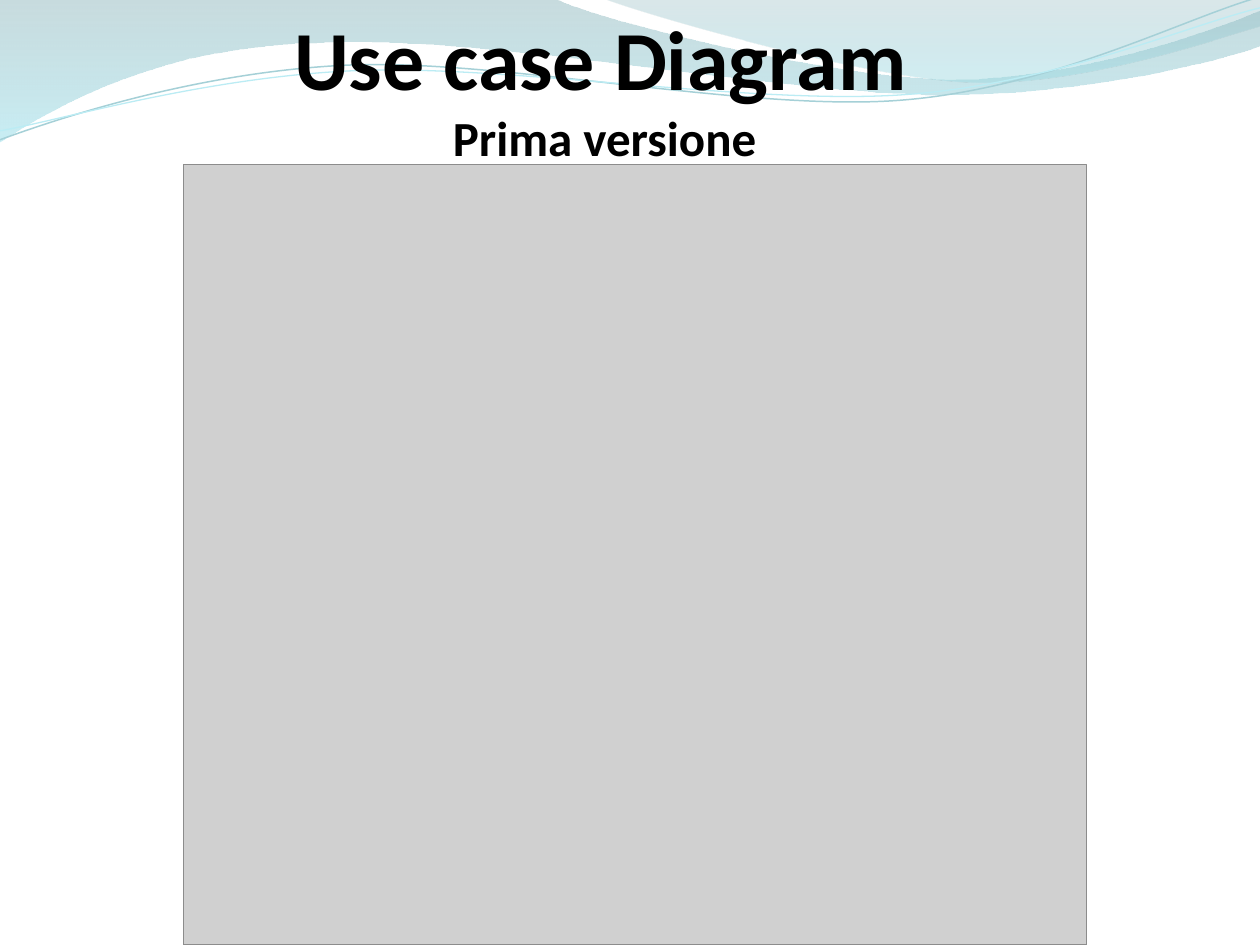
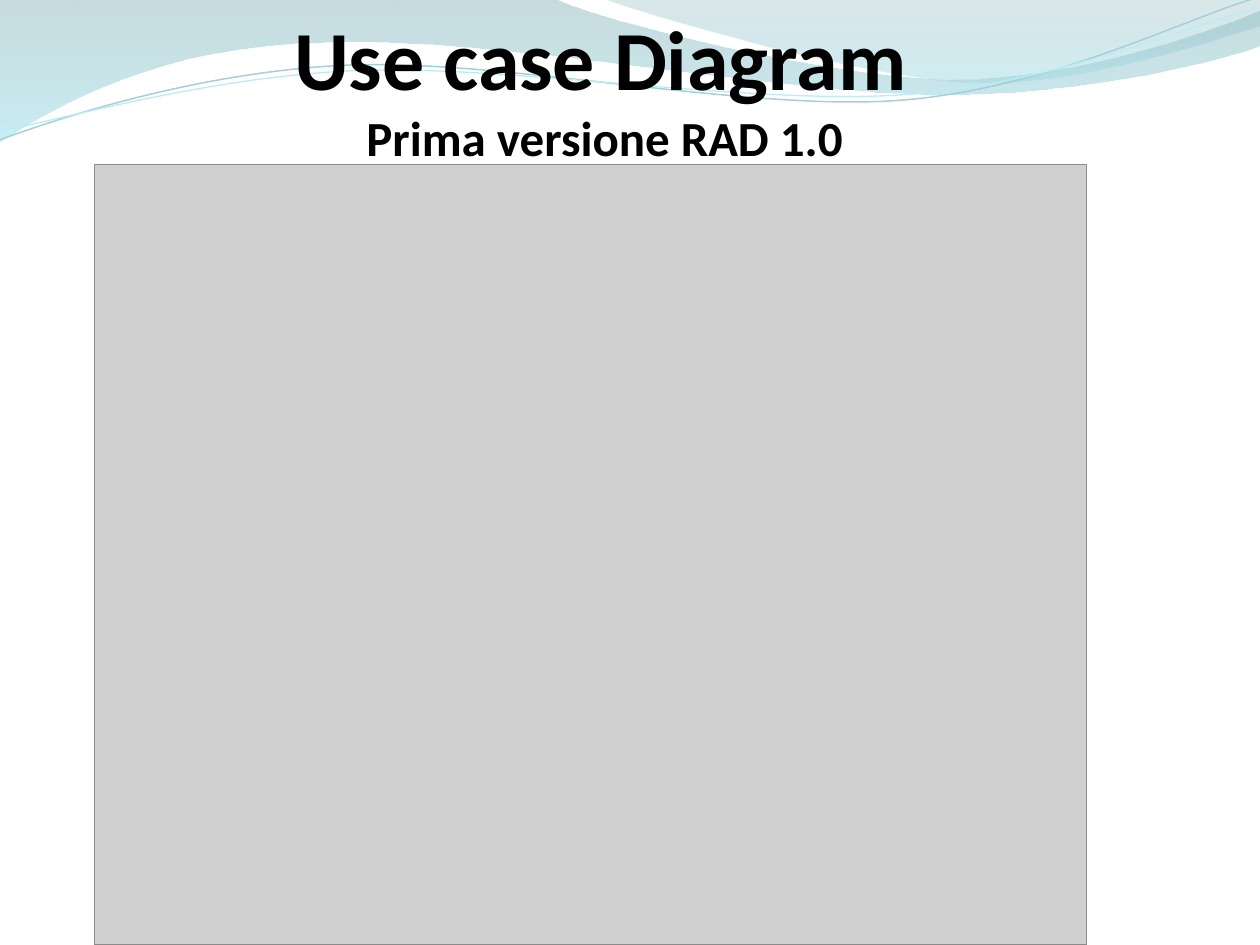
Before and after one commit to ammirate/at-silo, a slide deck: slide 13 of Presentazione/Atsilo1/Di Palma/[Bozza]Introduzione.pptx (slide 12 before the commit). Drawn at 1260x945 pixels with LibreOffice and Linux fonts; fonts in the diff are those of the drawing; grey boxes stand for pictures. Boxes give left, top, right and bottom in pixels: in the first picture for what was removed or moved away, otherwise in the second. Text is boxed around its words. In the diff, an @@ line names an element or a change of style, - is before the commit and + after.

```diff
--- a/Presentazione/Atsilo1/Di Palma/[Bozza]Introduzione.pptx
+++ b/Presentazione/Atsilo1/Di Palma/[Bozza]Introduzione.pptx
@@ text at box(366, 121, 843, 167): text changed @@
-Prima versione
+Prima versione RAD 1.0
@@ picture: place and size @@
-picture at box(184, 165, 1087, 945)
+picture at box(94, 165, 1086, 945)
```
Also in this commit, not shown: 3 other slides changed, 3 slides added, 1 slide removed.
